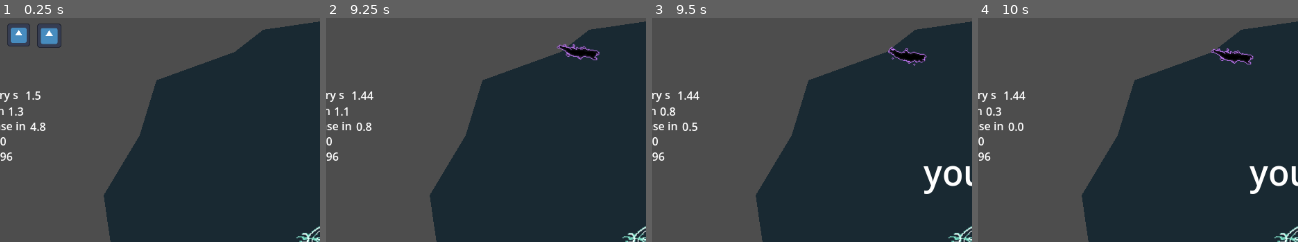
Above: before the commit, frames 1-4 (left to right).
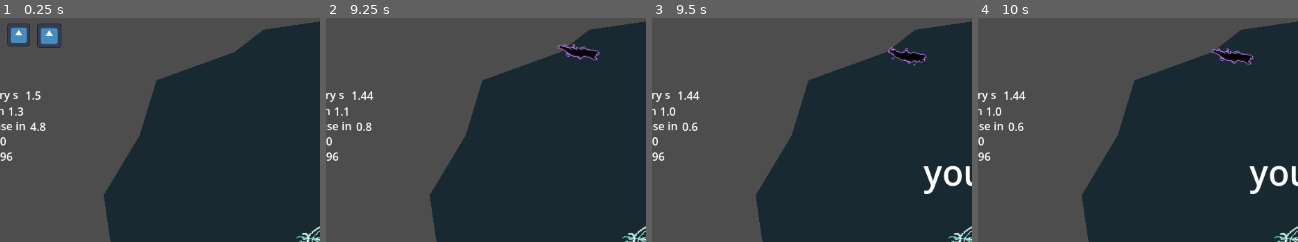
Above: after the commit, the same moments.

Repository: alifeee/loop
Game: Godot game, scene res://scenes/main.tscn
The game is run twice, just before and just after one commit, with the same random seed, the same clock (stepped at 60 frames per second) and the same inputs. The engine's default icon, where the game draws it, is replaced by a stand-in: a white triangle on a blue panel in a dark square.
Inputs (mouse positions are % of the whole screen's width and height, from its top left):
- Up to frame 1 (0.25 s): no input
- Up to frame 2 (9.25 s): move the mouse to (90, 45) at 0.52 s; press the mouse at (90, 45) at 0.53 s; move the mouse to (37, 55) at 1.27 s; release the mouse at (37, 55) at 1.28 s; click (37, 55) at 1.35 s; move the mouse to (75, 28) at 2.02 s; press the mouse at (75, 28) at 2.03 s; move the mouse to (56, 70) at 2.77 s; release the mouse at (56, 70) at 2.78 s; click (56, 70) at 2.85 s; move the mouse to (100, 65) at 3.52 s; press the mouse at (100, 65) at 3.53 s; move the mouse to (25, 35) at 4.27 s; release the mouse at (25, 35) at 4.28 s; click (25, 35) at 4.35 s; move the mouse to (69, 50) at 5.02 s; press the mouse at (69, 50) at 5.03 s; move the mouse to (44, 25) at 5.77 s; release the mouse at (44, 25) at 5.78 s; click (44, 25) at 5.85 s; move the mouse to (90, 45) at 6.52 s; press the mouse at (90, 45) at 6.53 s; move the mouse to (37, 55) at 7.27 s; release the mouse at (37, 55) at 7.28 s; click (37, 55) at 7.35 s; move the mouse to (75, 28) at 8.02 s; press the mouse at (75, 28) at 8.03 s; move the mouse to (56, 70) at 8.77 s; release the mouse at (56, 70) at 8.78 s; click (56, 70) at 8.85 s
- Up to frame 3 (9.5 s): no input
- Up to frame 4 (10 s): move the mouse to (100, 65) at 9.52 s; press the mouse at (100, 65) at 9.53 s
The pictures show only the part of the screen within x 9-59%, y 0-50%; the shares and areas given below are measured in that part.

Frames 1-2 are identical in both runs. In frame 3, 0.1% of the frame differs, in the area x 2-15%, y 39-51%; in frame 4, 0.1%, in the area x 2-15%, y 39-50%.

Commit message:
stop timer on end game

Diff:
--- a/scripts/portal.gd
+++ b/scripts/portal.gd
@@ -13,6 +13,7 @@
 	packeddemon = preload("res://scenes/demon.tscn")
 	_on_timer_timeout()
 	Globals.pause_game.connect(stop_timer)
+	Globals.end_game.connect(stop_timer)
 	Globals.resume_game.connect(start_timer)
 	# rate
 	ratetimer.wait_time = rate_every_s
